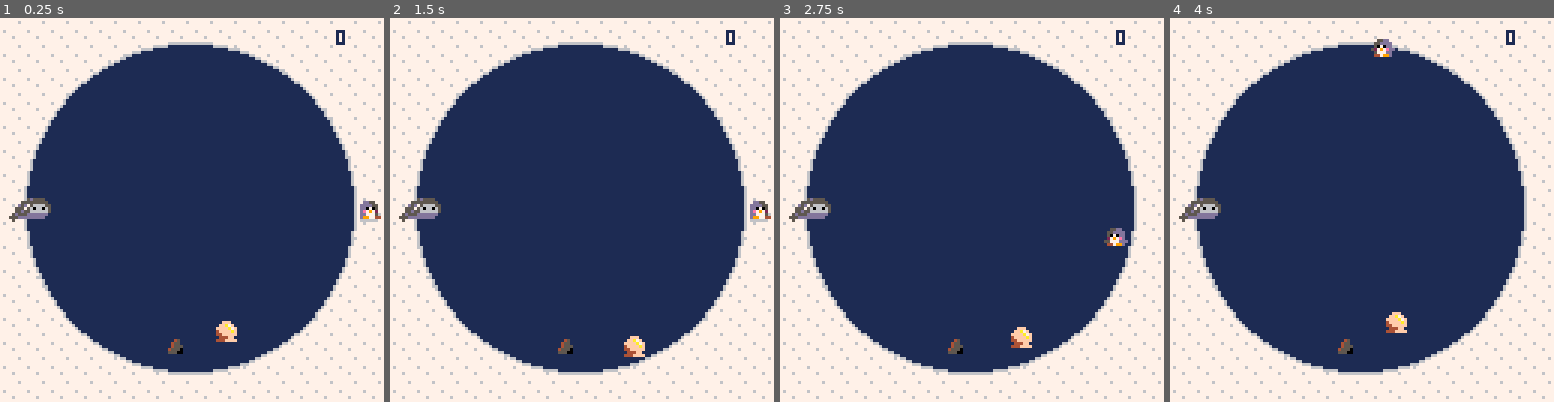
Above: before the commit, frames 1-4 (left to right).
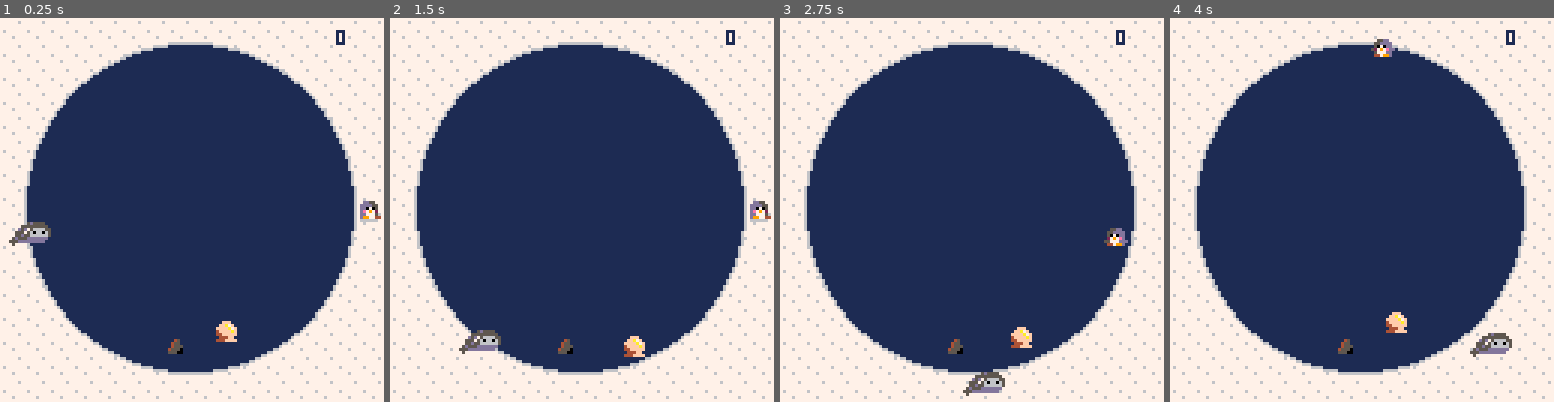
Above: after the commit, the same moments.

Repository: phwebi/loop-n-scoop
Game: PICO-8 cartridge not_frogger.p8
Same seed, same stepped clock (60 frames per second), same inputs: the game is played once before the commit and once after it.
Inputs:
- Up to frame 1 (0.25 s): no input
- Up to frame 2 (1.5 s): tap X (X key) at 0.33, 1.07 s; tap O (Z key) at 0.7 s
- Up to frame 3 (2.75 s): hold Right 1.6-2.1 s; tap O (Z key) at 1.7, 2.1, 2.5 s; tap X (X key) at 1.85 s; hold Up 2.15-2.42 s; hold Right from 2.47 s (still down)
- Up to frame 4 (4 s): tap O (Z key) at 2.9, 3.3, 3.7 s; tap X (X key) at 2.97 s; release Right at 3.03 s; hold Left 3.08-3.58 s; hold Down 3.63-3.97 s

The runs differ from the first frame. In frame 1, 0.9% of the frame differs, in the area x 2-14%, y 46-60%; in frame 2, 0.9%; in frame 3, 0.9%; in frame 4, 0.9%.

Commit message:
add seal movement

Diff:
--- a/not_frogger.p8
+++ b/not_frogger.p8
@@ -53,6 +53,7 @@
 rock_sprite = 49
 seal_sprite_start = 32
 seal_sprite_end = 34
+seal_speed = .003
 
 function _init()
   -- draw black pixels
@@ -70,6 +71,7 @@
   add_enemy(seal)
 end
 
+-- player functions
 function pl_coord_centered()
   return p.x + 3, p.y + 3
 end
@@ -83,6 +85,55 @@
   return min_aim_angle() + 0.25
 end
 
+function animate_player(sprite_start, sprite_end)
+  p.timer+=1
+
+  if p.timer > anim_wait then
+    p.sprite+=1
+    p.timer = 0
+  end
+
+  if p.sprite > sprite_end then
+    p.sprite = sprite_start
+  end
+end
+
+function handle_player_movement()
+  updated = false
+  angle = pl_coord_to_ang(pl_coord_centered())
+
+  if (btn(left)) then
+    angle+=angular_speed
+    if angle > 1 then angle = 0 end
+
+    p.ccw = true
+    updated = true
+  elseif (btn(right)) then
+    if angle == 0 then angle = 1 end
+    angle-=angular_speed
+    if angle < 0 then angle = 1 end
+
+    p.ccw = false
+    updated = true
+  end
+
+  if not updated then return end
+
+  animate_player(p_sprite_start, p_sprite_end)
+
+  p.x, p.y = ang_to_pl_coord(angle)
+  p.flip =
+    (p.y > circ_orig and not p.ccw) or
+    (p.y <= circ_orig and p.ccw)
+end
+
+function setup_aim()
+  p.state = aiming
+  p.aim = min_aim_angle()
+  p.aim_speed = aim_speed
+end
+
+-- pickup functions
 function add_pickup()
   local o = {}
   o.sprite = flr(rnd(pickup_sprites_end - pickup_sprites_start + 1)) + pickup_sprites_start
@@ -93,12 +144,47 @@
   add(pickups, o)
 end
 
+function handle_pickup(obj)
+  if collide(obj, p) then
+    p.score+=1
+    del(pickups, obj)
+  end
+end
+
+function handle_pickup_movement(o)
+  x = o.x + pickup_speed * cos(o.direction)
+  y = o.y + pickup_speed * sin(o.direction)
+
+  if on_circle(circ_orig, circ_orig, x, y, circ_r - 8) then
+    o.direction = rnd(1)
+  else
+    o.x, o.y = x, y
+  end
+
+  animate_pickup(o)
+end
+
+function animate_pickup(o)
+  o.timer += 1
+
+  if o.timer == 2*bob_wait then o.timer = 0 end
+
+  if (o.timer == 0) then
+    o.y+=1
+  elseif (o.timer == bob_wait) then
+    o.y-=1
+  end
+end
+
+-- enemy functions
 function add_enemy(enemy_type)
   local enemy = {}
   if enemy_type == rock then
+    enemy.type = rock
     enemy.sprite = rock_sprite
     enemy.x, enemy.y = rand_point_in_circle(circ_orig, circ_orig, circ_r - 8)
   elseif enemy_type == seal then
+    enemy.type = seal
     enemy.sprite = seal_sprite_start
     enemy.h = 1
     enemy.w = 2
@@ -108,90 +194,24 @@
   add(enemies, enemy)
 end
 
-function handle_pickup_movement(o)
-  x = o.x + pickup_speed * cos(o.direction)
-  y = o.y + pickup_speed * sin(o.direction)
-
-  if on_circle(circ_orig, circ_orig, x, y, circ_r - 8) then
-    o.direction = rnd(1)
-  else
-    o.x, o.y = x, y
-  end
-
-  animate_pickup(o)
-end
-
-function animate_pickup(o)
-  o.timer += 1
-
-  if o.timer == 2*bob_wait then o.timer = 0 end
-
-  if (o.timer == 0) then
-    o.y+=1
-  elseif (o.timer == bob_wait) then
-    o.y-=1
-  end
-end
-
-function animate_player(sprite_start, sprite_end)
-  p.timer+=1
-
-  if p.timer > anim_wait then
-    p.sprite+=1
-    p.timer = 0
-  end
-
-  if p.sprite > sprite_end then
-    p.sprite = sprite_start
-  end
-end
-
-function handle_player_movement()
-  updated = false
-  angle = pl_coord_to_ang(pl_coord_centered())
-
-  if (btn(left)) then
-    angle+=angular_speed
-    if angle > 1 then angle = 0 end
-
-    p.ccw = true
-    updated = true
-  elseif (btn(right)) then
-    if angle == 0 then angle = 1 end
-    angle-=angular_speed
-    if angle < 0 then angle = 1 end
-
-    p.ccw = false
-    updated = true
-  end
-
-  if not updated then return end
-
-  animate_player(p_sprite_start, p_sprite_end)
-
-  p.x, p.y = ang_to_pl_coord(angle)
-  p.flip =
-    (p.y > circ_orig and not p.ccw) or
-    (p.y <= circ_orig and p.ccw)
-end
-
-function setup_aim()
-  p.state = aiming
-  p.aim = min_aim_angle()
-  p.aim_speed = aim_speed
-end
-
-function handle_pickup(obj)
-  if collide(obj, p) then
-    p.score+=1
-    del(pickups, obj)
-  end
-end
-
 function handle_enemy(enemy)
   if collide(enemy, p) then
     p.state = dead
     p.sprite = p_dead_sprite
+  end
+end
+
+function handle_enemy_movement(enemy)
+  if enemy.type == rock then
+    return -- rock don't move
+  elseif enemy.type == seal then
+    angle = pl_coord_to_ang(enemy.x + 3, enemy.y + 3)
+    angle+=seal_speed
+
+    if angle > 1 then angle = 0 end
+
+    enemy.x, enemy.y = ang_to_pl_coord(angle)
+    printh(enemy.x .. ', ' .. enemy.y)
   end
 end
 
@@ -230,8 +250,9 @@
     foreach(pickups, handle_pickup)
   end
 
+  foreach(pickups, handle_pickup_movement)
   foreach(enemies, handle_enemy)
-  foreach(pickups, handle_pickup_movement)
+  foreach(enemies, handle_enemy_movement)
 
   if #pickups < 1 then
     add_pickup()
